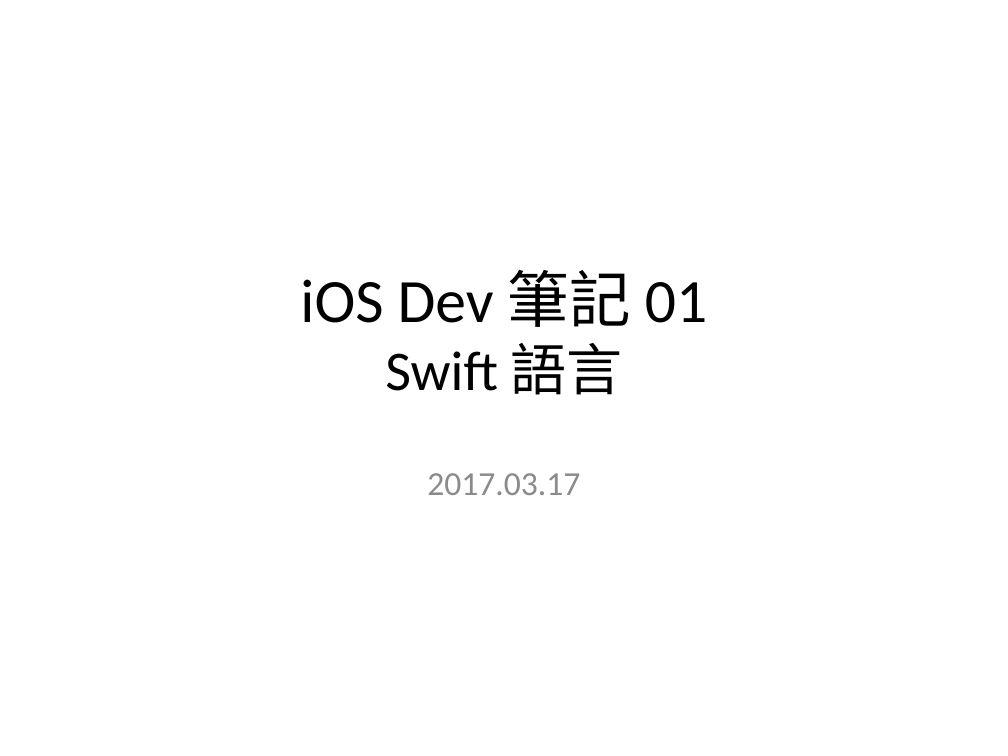
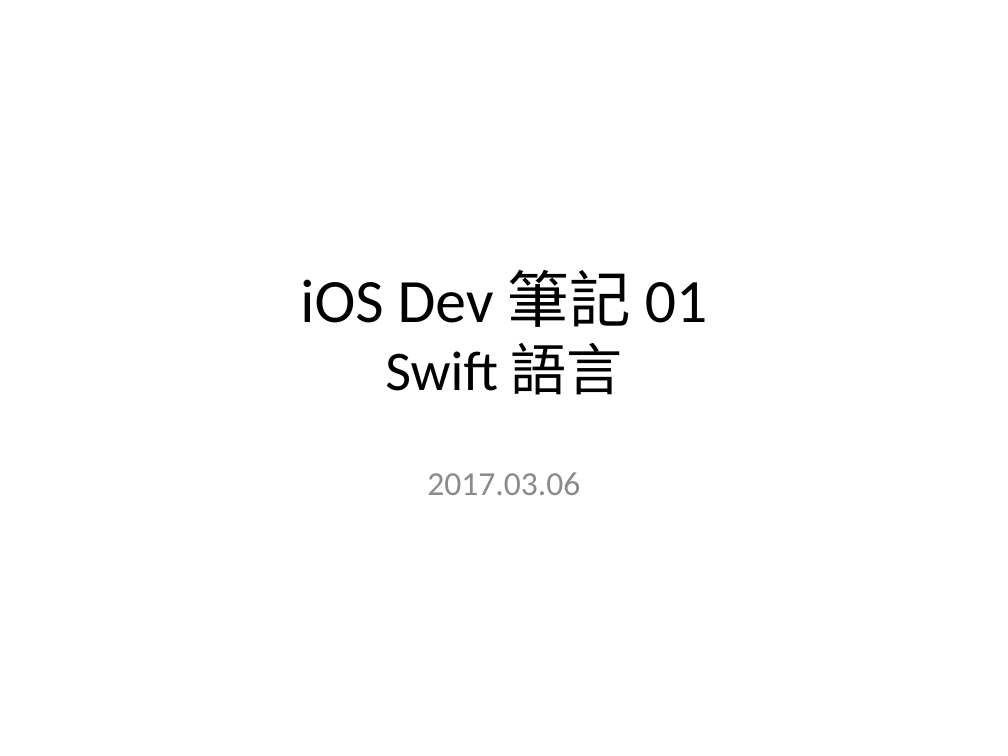
Before and after one commit to TeddyChen1688/iOS-280-NTU-17-03, a slide deck: slide 1 of 筆記/iOS 筆記_01 Swift 語言17-0306.pptx. Drawn at 1008x756 pixels with LibreOffice and Linux fonts; fonts in the diff are those of the drawing. Boxes give left, top, right and bottom in pixels: in the first picture for what was removed or moved away, otherwise in the second. Text is boxed around its words. In the diff, an @@ line names an element or a change of style, - is before the commit and + after.

```diff
--- a/筆記/iOS 筆記_01 Swift 語言17-0306.pptx
+++ b/筆記/iOS 筆記_01 Swift 語言17-0306.pptx
@@ subtitle at box(427, 472, 580, 495): text changed @@
-2017.03.17
+2017.03.06
```
Also in this commit, not shown: 3 other files.
